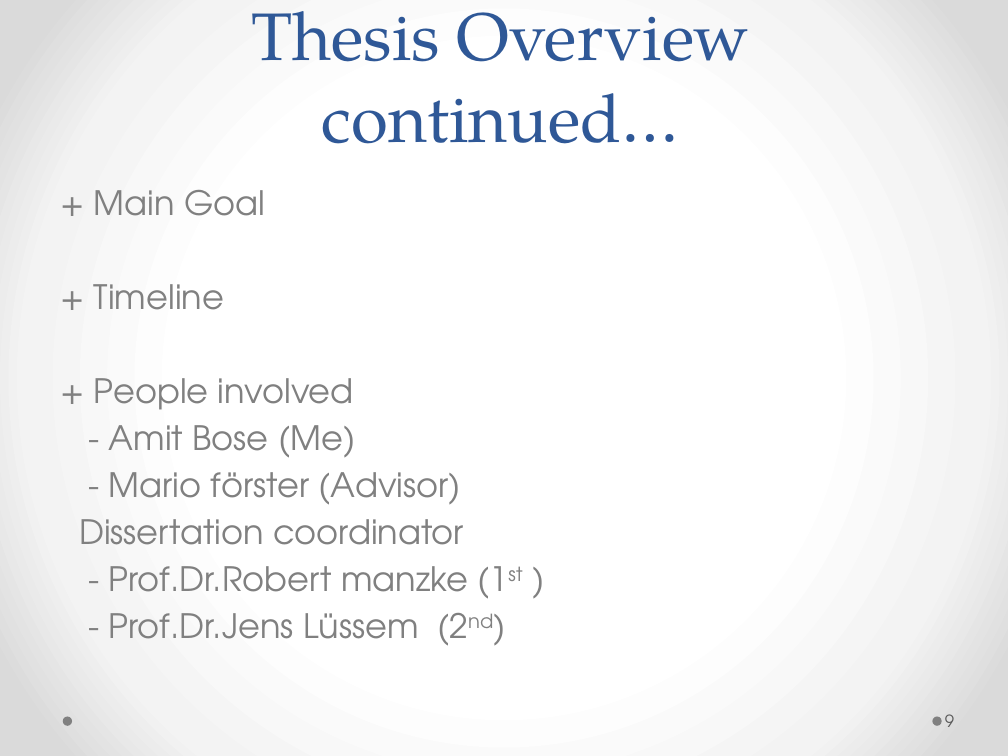
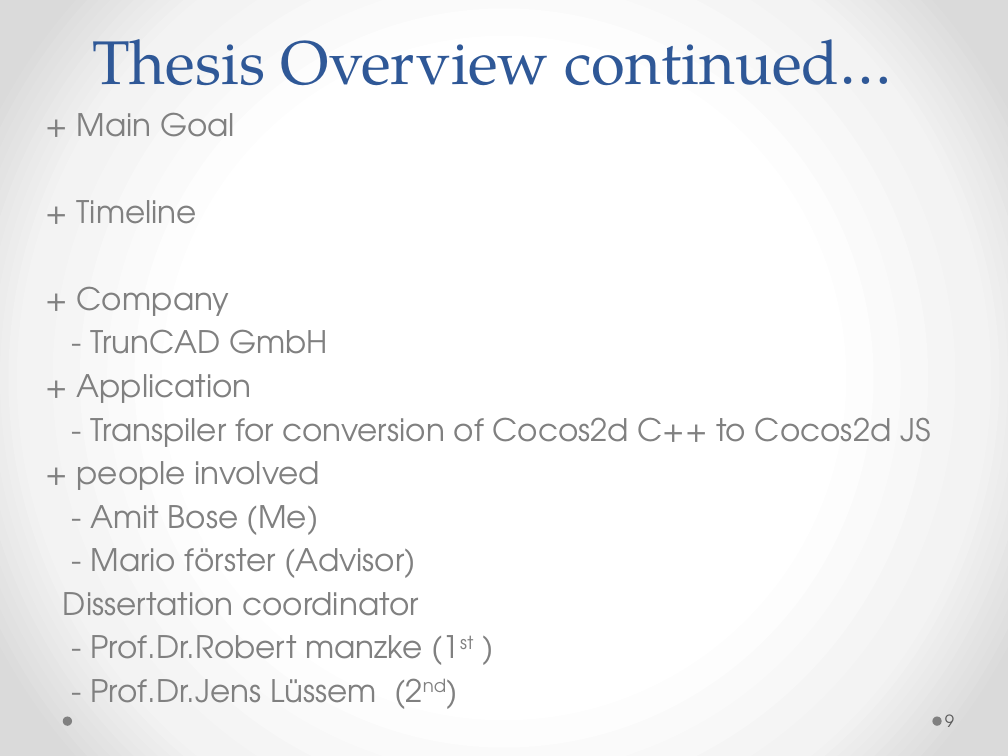
Before and after one commit to amit1984/Thesis, a slide deck: slide 9 of thesis_v4.pptx. Drawn at 1008x756 pixels with LibreOffice and Linux fonts; fonts in the diff are those of the drawing. Boxes give left, top, right and bottom in pixels: in the first picture for what was removed or moved away, otherwise in the second. Text is boxed around its words. In the diff, an @@ line names an element or a change of style, - is before the commit and + after.

```diff
--- a/thesis_v4.pptx
+++ b/thesis_v4.pptx
@@ title "Thesis Overview continued…": place and size @@
-title "Thesis Overview continued…" at box(251, 11, 750, 144)
+title "Thesis Overview continued…" at box(92, 39, 893, 85)
@@ title "Thesis Overview continued…" at box(92, 39, 893, 85): size 48 to 44 pt @@
@@ text "+ Main Goal": place and size @@
-text "+ Main Goal" at box(79, 190, 468, 639)
+text "+ Main Goal" at box(63, 112, 930, 703)
@@ text at box(63, 112, 422, 703): size 24 to 22.2 pt in "+ Main Goal", "+ Timeline", "- Amit Bose (Me)", "- Mario förster (Advisor)" and 3 more places @@
@@ text at box(77, 286, 930, 490): text changed; size 24 to 22.2 pt @@
-+ People involved
++ Company
+- TrunCAD GmbH
++ Application
+- Transpiler for conversion of Cocos2d C++ to Cocos2d JS
++ people involved
```
Also in this commit, not shown: 15 other slides changed, 2 slides added, 3 slides removed.
